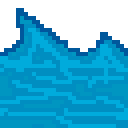
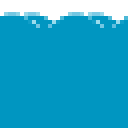
Comparing the layer stacks of the two 128 × 128 images. Changes:
renamed "Layer 6" to "Layer 3", hid it, painted on it over (0, 12, 128, 128)
removed layer "Layer 4" over (0, 8, 128, 56)
renamed "Layer 3" to "Layer 2", showed it, painted on it over (0, 8, 128, 128)
removed layer "Layer 1" over (0, 8, 128, 128)
renamed "Layer 2" to "Layer 1", showed it, opacity 73% → 100%, moved it below "Layer 2", painted on it over (0, 8, 128, 128)
